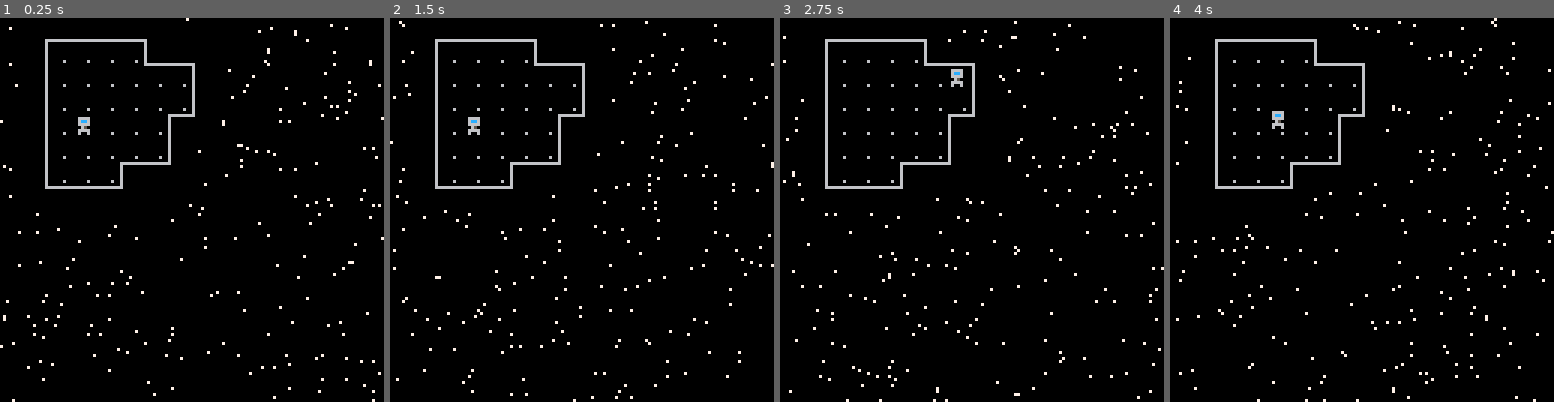
Above: before the commit, frames 1-4 (left to right).
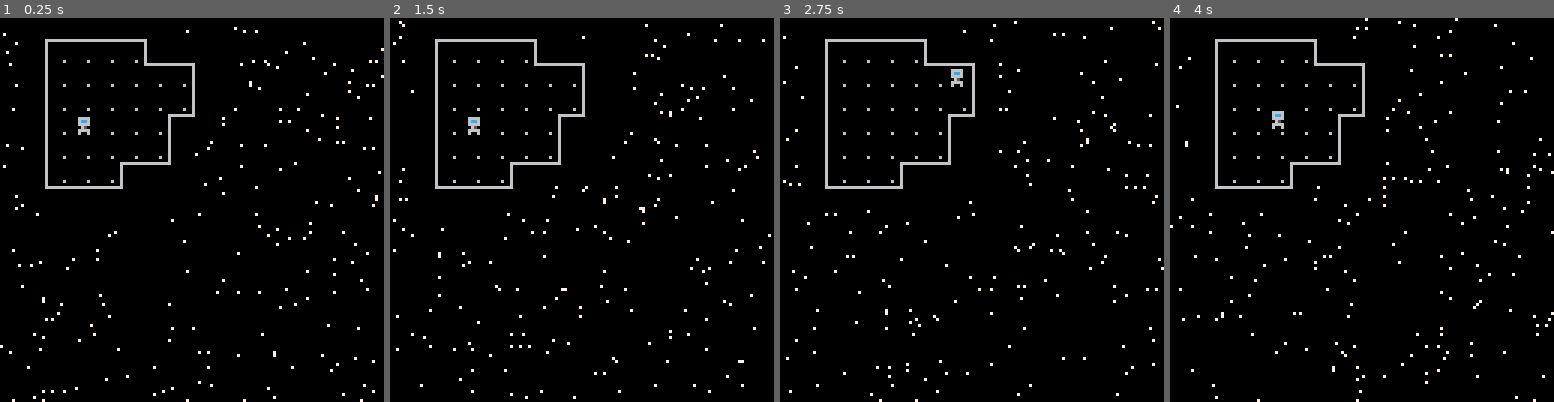
Above: after the commit, the same moments.

Repository: camerondugan/Pico8-Cartridges
Game: PICO-8 cartridge mygames/space.p8
Two runs of this game, one before a commit and one after it. Both use one fixed random seed, a clock stepped at 60 frames per second and the inputs below.
Inputs:
- Up to frame 1 (0.25 s): no input
- Up to frame 2 (1.5 s): no input
- Up to frame 3 (2.75 s): hold Right 1.6-2.1 s; hold Up 2.15-2.42 s; hold Right from 2.47 s (still down)
- Up to frame 4 (4 s): release Right at 3.03 s; hold Left 3.08-3.58 s; hold Down 3.63-3.97 s

The runs differ from the first frame. In frame 1, 1.5% of the frame differs, in the area x 0-100%, y 0-100%; in frame 2, 1.5%; in frame 3, 1.5%; in frame 4, 1.5%.

Commit message:
added third layer of stars

Diff:
--- a/mygames/space.p8
+++ b/mygames/space.p8
@@ -154,26 +154,33 @@
 --particle fx
 ★_l1={} --stars layer 1
 ★_l2={} --stars layer 2
-n★_l1=120 --num of stars l1
-n★_l2=120 --num of stars l2
+★_l3={}
+n★_l1=80 --num of stars l1
+n★_l2=100 --num of stars l2
+n★_l3=50
 --★ offset
 ★o={x=1,y=1}
 
 
 function ★_bg()
-	if (#★_l1==0 and #★_l2==0) then
+	if #★_l1==0 and
+					#★_l2==0 and
+					#★_l3==0 then
 		init_★()
 	end
 	draw_★(★_l1)
 	draw_★(★_l2)
+	draw_★(★_l3)
 	update_★_pos()
 end
 
 function init_★()
 	★_l1={}
 	★_l2={}
+	★_l3={}
 	★_l1=generate_★s(★_l1,n★_l1)
 	★_l2=generate_★s(★_l2,n★_l2)
+	★_l3=generate_★s(★_l3,n★_l3)
 end
 
 function generate_★s(arr,num)
@@ -203,7 +210,12 @@
 	for i=1,#★_l2 do
 		★_l2[i]=move_★(★_l2[i],
 																			★o,
-																			1/2)
+																			1/4)
+	end
+	for i=1,#★_l3 do
+		★_l3[i]=move_★(★_l3[i],
+																			★o,
+																			1/8)
 	end
 end
 
